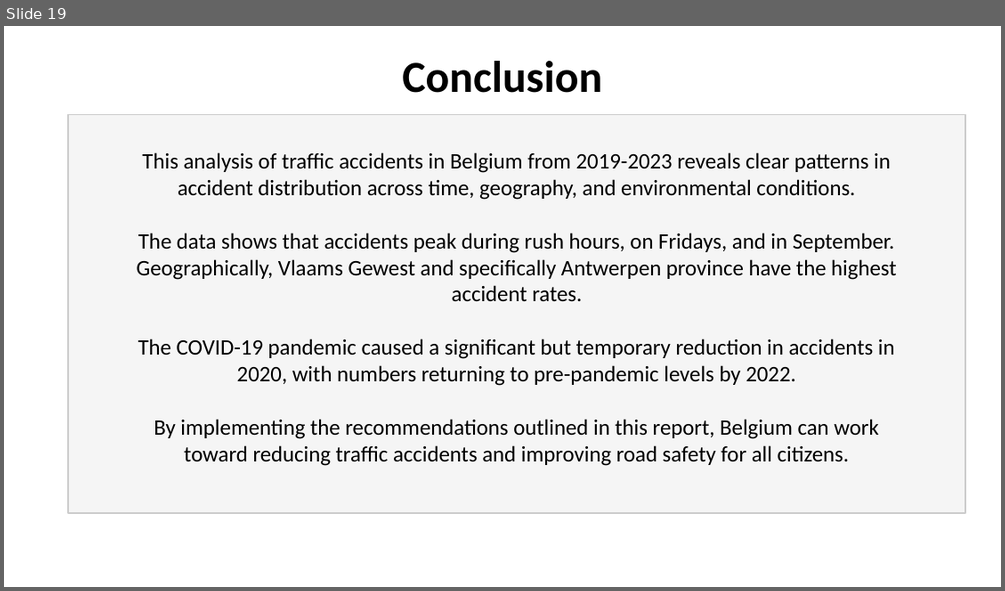
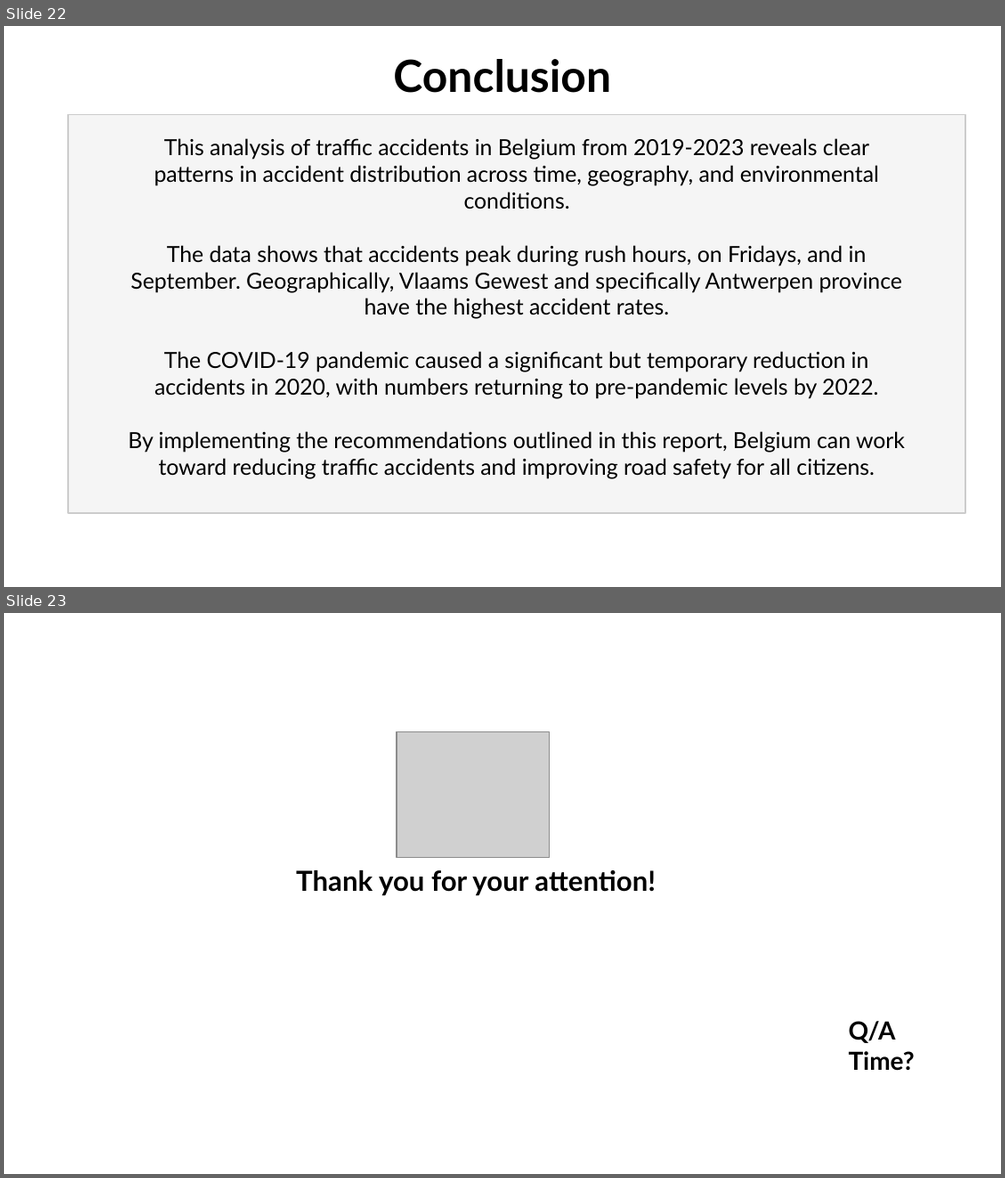
Before and after one commit to bhusalgokarna/Modular_Base_Coding, a slide deck: Traffic_Accident_Analysis_Belgium.pptx. Shown one above the other, each under a label of ours: slide 19 before the commit, slides 22 and 23 after it. The pictures are 1005x591 and 1005x1178 pixels, drawn with LibreOffice and Linux fonts; fonts in the diff are those of the drawing; grey boxes stand for pictures. Boxes give left, top, right and bottom in pixels: in the first picture for what was removed or moved away, otherwise in the second. Text is boxed around its words. In the diff, an @@ line names an element or a change of style, - is before the commit and + after.

```diff
--- a/Traffic_Accident_Analysis_Belgium.pptx
+++ b/Traffic_Accident_Analysis_Belgium.pptx
@@ slide 23 added at bbox=[4, 613, 1001, 1174], background #FFFFFF @@
@@ picture added at bbox=[396, 731, 550, 857] @@
@@ text added at bbox=[296, 870, 655, 895], 20 pt, text #000000, bold @@
+Thank you for your attention!
@@ text added at bbox=[849, 1021, 914, 1070], 18 pt, text #000000, bold @@
+Q/A Time?
@@ what was slide 19 is now slide 22 @@
@@ slide 22 changed as well @@
@@ text "Conclusion" at bbox=[393, 59, 611, 93]: font Calibri to Lato @@
@@ text "This analysis of traffic accidents ..." at bbox=[128, 138, 905, 478]: font Calibri to Lato @@
```
Also in this commit, not shown: 16 other slides changed, 5 other slides added, 2 slides removed, 6 other files.
